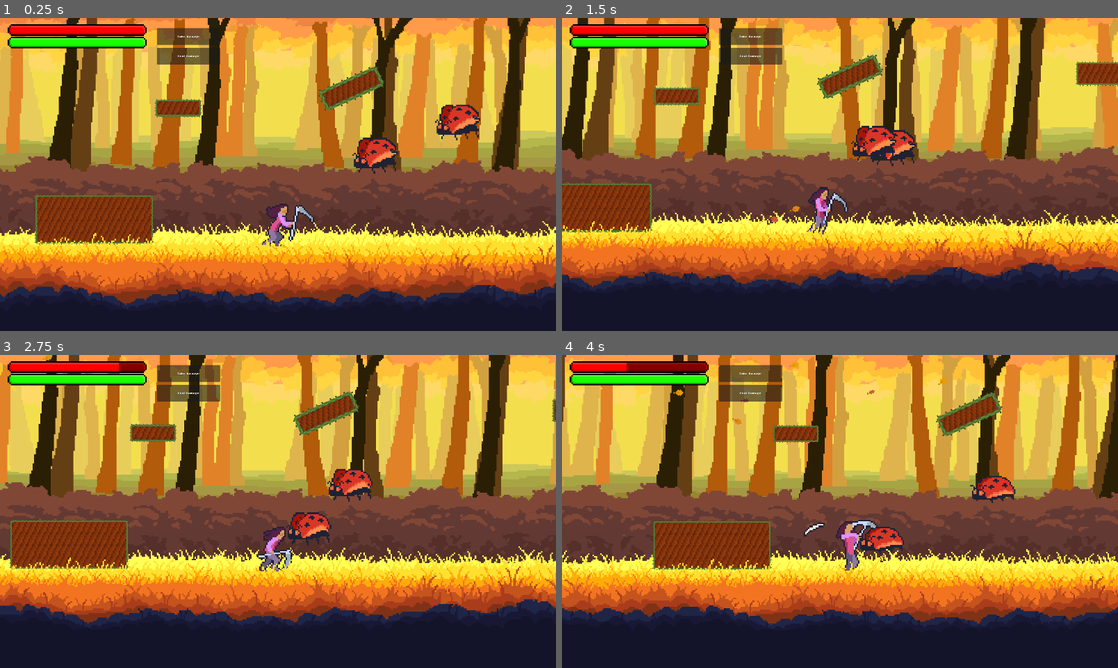
Above: before the commit, frames 1-4 (two rows, left to right).
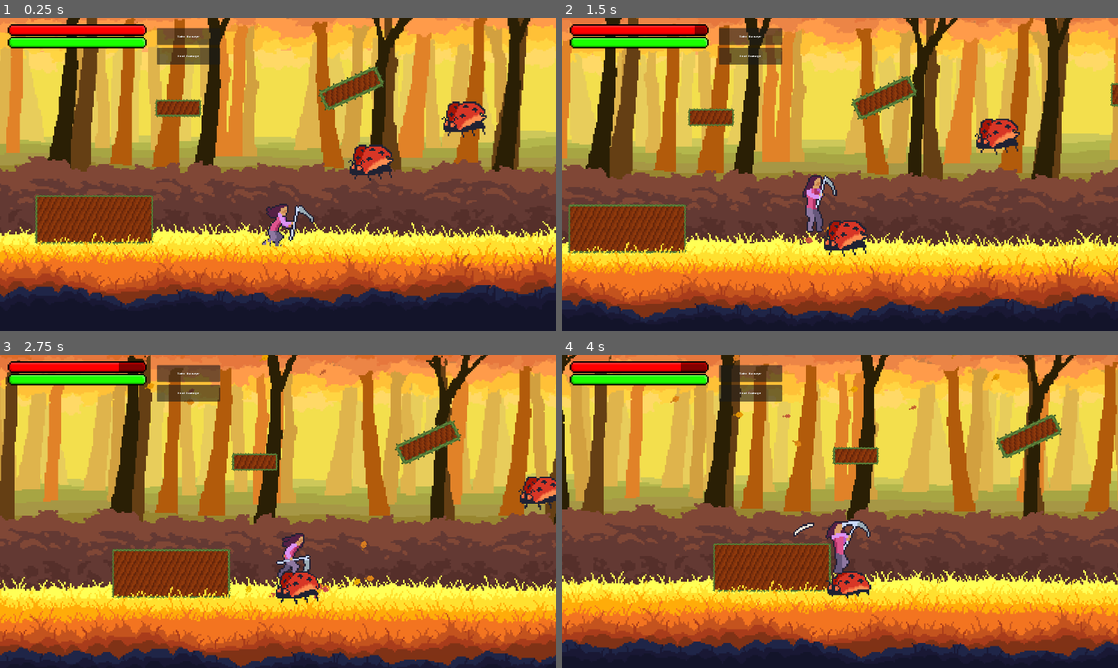
Above: after the commit, the same moments.

Repository: LordRevan36/software_development_platformer
Game: Godot game, scene res://Levels/Forest/mainTesting.tscn
Two runs of this game, one before a commit and one after it. Both use one fixed random seed, a clock stepped at 60 frames per second and the inputs below. This scene is started directly instead of the project's main scene.
Inputs (mouse positions are in pixels of both pictures, inside the frame that each line leads up to):
- Up to frame 1 (0.25 s): no input
- Up to frame 2 (1.5 s): tap Enter at 0.5 s; move the mouse to (962, 158) at 0.52 s; hold D (Right) 0.53-1.25 s; tap K (Attack) at 0.6 s; click (962, 158) at 0.67 s; drag from (728, 190) to (917, 146) at 1.27 s
- Up to frame 3 (2.75 s): move the mouse to (333, 442) at 2.02 s; hold D (Right) from 2.03 s (still down); tap K (Attack) at 2.1 s
- Up to frame 4 (4 s): release D (Right) at 2.75 s; drag from (812, 574) to (673, 464) at 2.77 s; move the mouse to (1006, 558) at 3.52 s; hold A (Left) from 3.53 s (still down); tap K (Attack) at 3.6 s

The runs differ from the first frame. In frame 1, 1.3% of the frame differs, in the area x 62-88%, y 26-52%; in frame 2, 77%; in frame 3, 85%, in the area x 0-100%, y 0-100%; in frame 4, 80%.

Commit message:
fixed direction and states

Diff:
--- a/software-development-platformer/Enemies/enemy.gd
+++ b/software-development-platformer/Enemies/enemy.gd
@@ -7,7 +7,7 @@
 	#name,  gravity, attack_dmg, kb_amt, kb_time, speed
 var enemy_types = [
 	["test", 1.0, 10, 500.0, 0.025, 35],
-	["ladybug", 1.0, 20, 600, 0.0025, 150]
+	["ladybug", 1.0, 20, 600, 0.0025, 0]
 	]
 
 @export var enemy_num := 0
--- a/software-development-platformer/Enemies/enemy_2.tscn
+++ b/software-development-platformer/Enemies/enemy_2.tscn
@@ -109,12 +109,9 @@
 target_position = Vector2(-225, 0)
 collision_mask = 2
 
-[node name="CloseCast" type="RayCast2D" parent="EnemySprite" unique_id=159021372]
-target_position = Vector2(-75, 0)
+[node name="BehindCast" type="RayCast2D" parent="EnemySprite" unique_id=159021372]
+target_position = Vector2(100, 0)
 collision_mask = 3
-
-[node name="GroundCast" type="RayCast2D" parent="EnemySprite" unique_id=396132214]
-position = Vector2(-75, 0)
 
 [node name="RightMarker" type="Marker2D" parent="EnemySprite" unique_id=956567291]
 position = Vector2(-200, 0)
@@ -139,6 +136,8 @@
 shape = SubResource("RectangleShape2D_qnm5v")
 
 [node name="Timer" type="Timer" parent="." unique_id=519184320]
+wait_time = 10.0
+one_shot = true
 
 [connection signal="body_entered" from="Area2D" to="." method="_on_area_2d_body_entered"]
 [connection signal="timeout" from="Timer" to="." method="_on_timer_timeout"]
--- a/software-development-platformer/enemy_2.gd
+++ b/software-development-platformer/enemy_2.gd
@@ -3,8 +3,7 @@
 @onready var EnSprite: AnimatedSprite2D = $EnemySprite
 @onready var player_char = $"../Player" #CHANGE TO MAIN
 @onready var player_cast: RayCast2D = $EnemySprite/PlayerCast
-@onready var close_cast: RayCast2D = $EnemySprite/CloseCast
-@onready var ground_cast: RayCast2D = $EnemySprite/GroundCast
+@onready var behind_cast: RayCast2D = $EnemySprite/BehindCast
 @onready var timer = $Timer
 @onready var right_marker : Marker2D = $EnemySprite/RightMarker
 @onready var left_marker : Marker2D = $EnemySprite/LeftMarker
@@ -14,10 +13,10 @@
 
 #stuff to determine movement
 var direction : Vector2
-@onready var right_bound : Vector2 = right_marker.position
-@onready var left_bound : Vector2 = left_marker.position
+@export var right_bound : Vector2
+@export var left_bound : Vector2
 enum State {IDLE, PATROL, CHASE}
-var state : State = State.IDLE
+var state : State = State.PATROL
 
 #stats
 var current_anim
@@ -30,26 +29,34 @@
 var acc
 
 #list of all enemy types, use the index value to indicate which enemy to spawn
-	#name,  gravity, attack_dmg, kb_amt, kb_time, speed, acc
+	#name,  gravity, attack_dmg, kb_amt, kb_time, speed, acc, timer
 var enemy_types = [
-	["test", 1.0, 10, 500.0, 0.025, 100.0, 50],
-	["ladybug", 1.0, 20, 600, 0.0025, 150.0, 50]
+	["test", 1.0, 10, 500.0, 0.025, 200.0, 550, 3],
+	["ladybug", 1.0, 20, 600, 0.0025, 200.0, 500, 10]
 	]
 
 func _ready() -> void:
 	_set_stats()
+	right_bound = self.position + Vector2(225,0)
+	left_bound = self.position + Vector2(-225,0)
 
 func _physics_process(delta: float) -> void:
+	if enemy_num != 1:
+		_apply_gravity(delta)
 	set_movement(delta)
-	change_direction()
+	new_change_direction()
 	look_for_player()
 
 func look_for_player():
-	if player_cast.is_colliding():
-		var collider = player_cast.get_collider()
+	if player_cast.is_colliding() || behind_cast.is_colliding():
+		var collider
+		if player_cast.is_colliding():
+			collider = player_cast.get_collider()
+		elif behind_cast.is_colliding():
+			collider = behind_cast.get_collider()
+
 		if collider == player_char:
 			chase_start()
-			print("chasing")
 		elif state == State.CHASE:
 			chase_stop()
 	elif state == State.CHASE:
@@ -62,7 +69,6 @@
 func chase_stop() -> void:
 	if timer.time_left <= 0:
 		timer.start()
-		print("start timer")
 
 func _apply_gravity(delta: float) -> void:
 	if not is_on_floor():
@@ -70,18 +76,52 @@
 
 
 func set_movement(delta: float) -> void:
-	if enemy_num != 1:
-		_apply_gravity(delta)
 	if state == State.PATROL:
-		velocity = velocity.move_toward(direction * speed * (2/3), acc * delta)
+		velocity = velocity.move_toward(direction * (speed/2), acc * delta)
 	elif state == State.CHASE:
 		velocity = velocity.move_toward(direction * speed, acc * delta)
-	else:
-		velocity = Vector2(0,0)
+	#else:
+		#velocity = Vector2(0,0)
 
 	move_and_slide()
 
 func change_direction() -> void:
+	if state == State.PATROL:
+		if self.scale.x == -1:
+			#move right
+			if self.position.x <= right_bound.x:
+				direction = Vector2(1,0)
+			else:
+				#flip to left
+				scale.x = 1
+				#EnSprite.flip_h = false
+				#player_cast.target_position = left_bound
+		else:
+			#moving left
+			if self.position.x >= left_bound.x:
+				direction = Vector2(-1,0)
+			else:
+				#flip to right
+				scale.x = -1
+				#EnSprite.flip_h = true
+				#player_cast.target_position = right_bound
+	elif state == State.CHASE:
+		#follow player
+		#does it need to be position or global_position?
+		direction = (player_char.position - self.position).normalized()
+		direction = sign(direction)
+		if direction.x == 1:
+			#flip right
+			scale.x = -1
+			#EnSprite.flip_h = true
+			#player_cast.target_position = right_bound
+		else:
+			#flip left
+			scale.x = 1
+			#EnSprite.flip_h = false
+			#player_cast.target_position = left_bound
+
+func new_change_direction() -> void:
 	if state == State.PATROL:
 		if EnSprite.flip_h:
 			#move right
@@ -90,7 +130,8 @@
 			else:
 				#flip to left
 				EnSprite.flip_h = false
-				player_cast.target_position = left_bound
+				player_cast.target_position = Vector2(-225,0)
+				behind_cast.target_position = Vector2(100,0)
 		else:
 			#moving left
 			if self.position.x >= left_bound.x:
@@ -98,22 +139,23 @@
 			else:
 				#flip to right
 				EnSprite.flip_h = true
-				player_cast.target_position = right_bound
-	if state == State.CHASE:
+				player_cast.target_position = Vector2(225,0)
+				behind_cast.target_position = Vector2(-100,0)
+	else:
 		#follow player
-		#does it need to be position or global_position?
-		direction = (player_char.position - position).normalized()
+		direction = (player_char.position - self.position).normalized()
 		direction = sign(direction)
 		if direction.x == 1:
 			#flip right
+
 			EnSprite.flip_h = true
-			player_cast.target_position = right_bound
+			player_cast.target_position = Vector2(225,0)
+			behind_cast.target_position = Vector2(-100,0)
 		else:
 			#flip left
 			EnSprite.flip_h = false
-			player_cast.target_position = left_bound
-
-
+			player_cast.target_position = Vector2(-225,0)
+			behind_cast.target_position = Vector2(100,0)
 
 func _update_enemy_animation() -> void:
 	if state == State.PATROL:
@@ -130,6 +172,7 @@
 #animations
 	#have a string with the enemy name and have the parameter be a concatted string
 	#standarized animation names where you just have to change the first word(name)
+
 func _set_stats() -> void:
 	enemy_name = enemy_types[enemy_num][0]
 	gravity_stat = enemy_types[enemy_num][1]
@@ -139,6 +182,7 @@
 	kb_time = enemy_types[enemy_num][4]
 	speed = enemy_types[enemy_num][5]
 	acc = enemy_types[enemy_num][6]
+	timer.set_wait_time(enemy_types[enemy_num][7])
 
 
 func _on_area_2d_body_entered(body: Node2D) -> void:
@@ -150,5 +194,5 @@
 		body.apply_knockback(knockback_direction, kb_amt, kb_time)
 
 
-func _on_timer_timeout() -> void:
+func _on_timer_timeout():
 	state = State.PATROL
